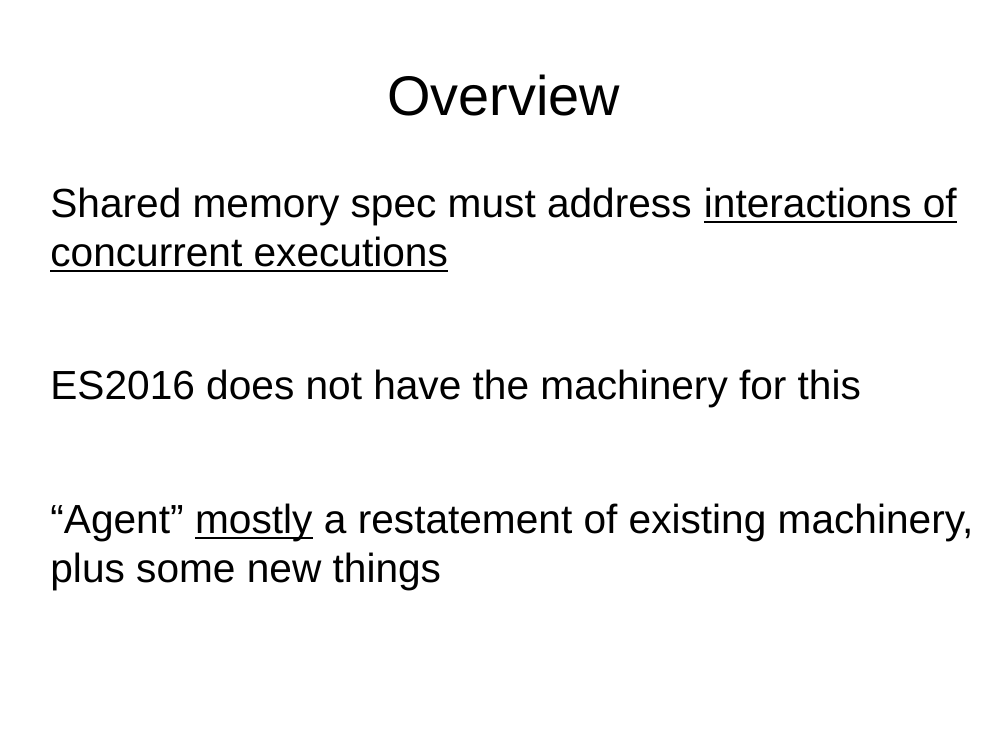
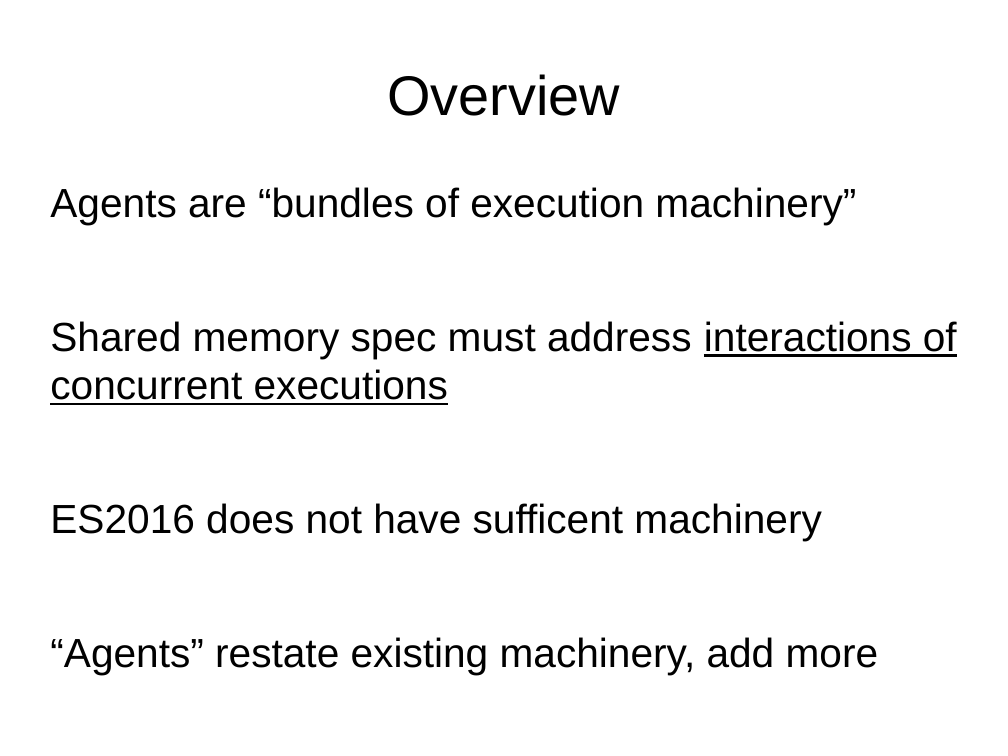
Before and after one commit to tc39/proposal-ecmascript-sharedmem, a slide deck: slide 2 of tc39/agents-mar-2016.odp. Drawn at 1008x756 pixels with LibreOffice and Linux fonts; fonts in the diff are those of the drawing. Boxes give left, top, right and bottom in pixels: in the first picture for what was removed or moved away, otherwise in the second. Text is boxed around its words. In the diff, an @@ line names an element or a change of style, - is before the commit and + after.

```diff
--- a/tc39/agents-mar-2016.odp
+++ b/tc39/agents-mar-2016.odp
@@ text at bbox=[50, 187, 856, 225]: paragraph added @@
+Agents are “bundles of execution machinery”
@@ text at bbox=[50, 503, 879, 674]: text changed @@
-ES2016 does not have the machinery for this
-“Agent” mostly a restatement of existing machinery, plus some new things
+ES2016 does not have sufficent machinery
+“Agents” restate existing machinery, add more
```
Also in this commit, not shown: 1 other slide changed, 1 slide added.
